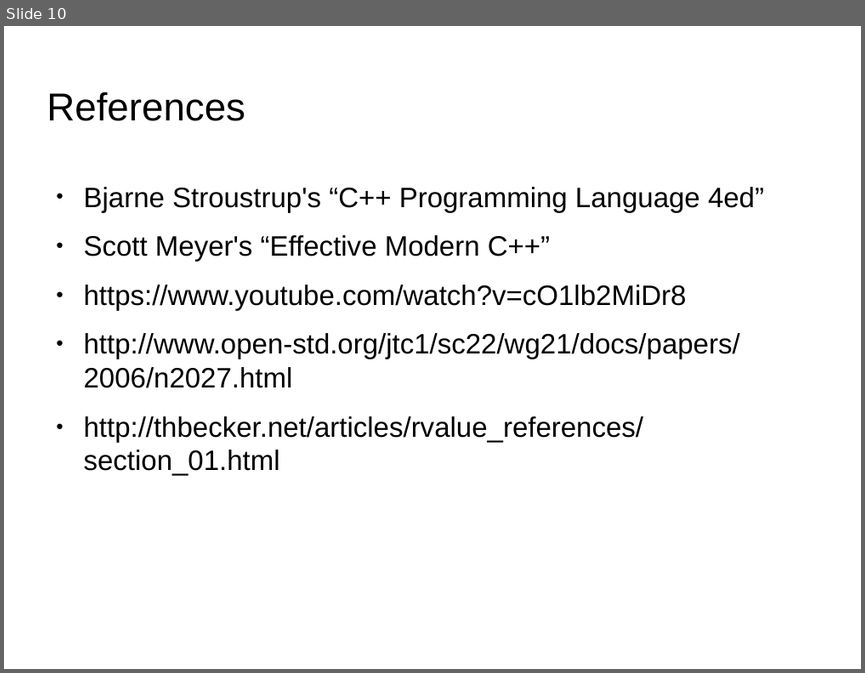
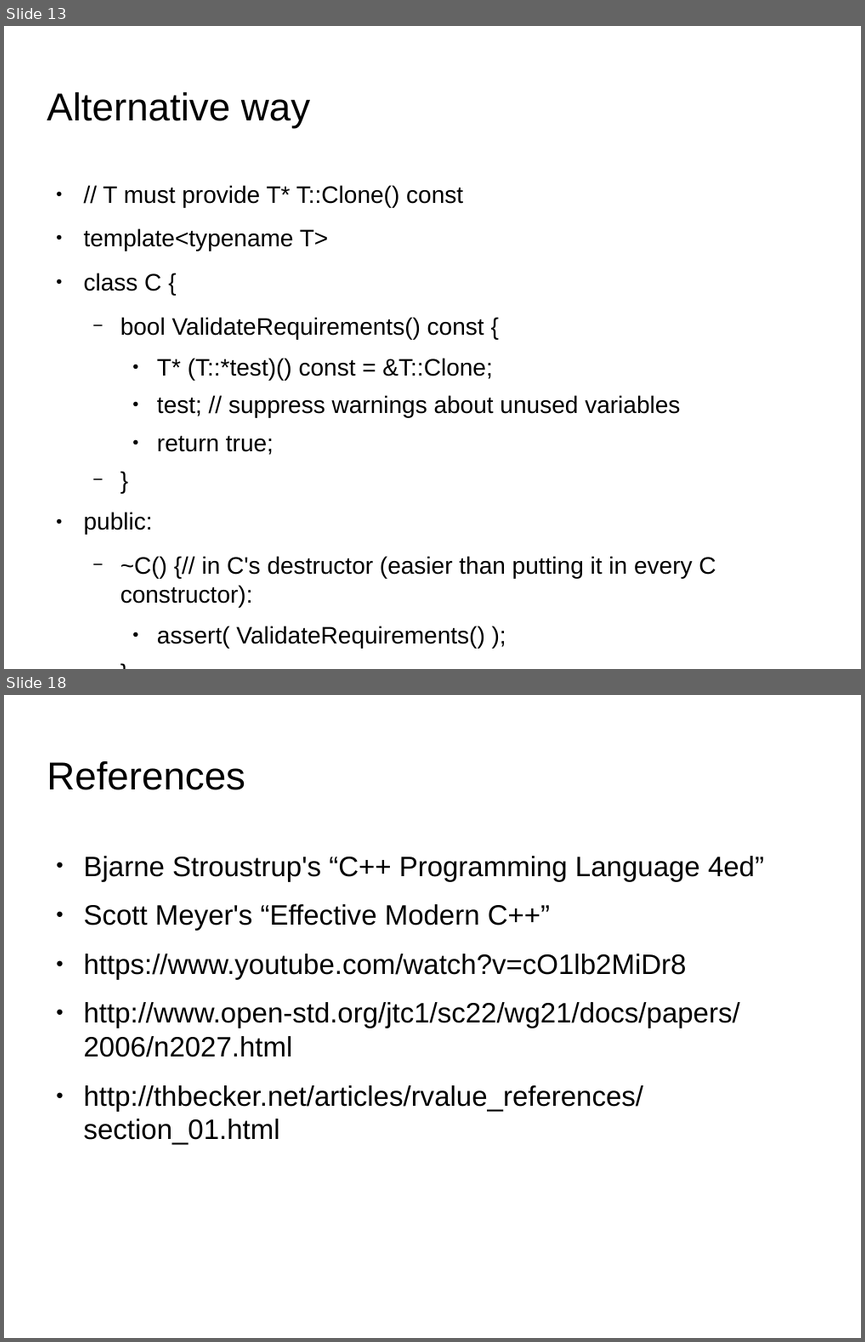
Before and after one commit to kks32/cpp-software-development, a slide deck: Ex_17_RTTI_Metaprogramming_Traits/Ex_17_RTTI_Metaprogramming_Traits.odp. Shown one above the other, each under a label of ours: slide 10 before the commit, slides 13 and 18 after it; the slides between them are not shown. The pictures are 865x673 and 865x1342 pixels, drawn with LibreOffice and Linux fonts; fonts in the diff are those of the drawing; background and template pictures are left out. Boxes give left, top, right and bottom in pixels: in the first picture for what was removed or moved away, otherwise in the second. Text is boxed around its words. In the diff, an @@ line names an element or a change of style, - is before the commit and + after.

Commit message:
Constrained class

```diff
--- a/Ex_17_RTTI_Metaprogramming_Traits/Ex_17_RTTI_Metaprogramming_Traits.odp
+++ b/Ex_17_RTTI_Metaprogramming_Traits/Ex_17_RTTI_Metaprogramming_Traits.odp
@@ slide 13 added at [4,26,861,669], background picture (left out) @@
@@ title added at [46,92,310,129], 36 pt, text #000000 @@
+Alternative way
@@ text added at [84,185,715,607], 22.1 pt, text #000000 @@
+● // T must provide T* T::Clone() const
+● template<typename T>
+● class C {
+  − bool ValidateRequirements() const {
+    ● T* (T::*test)() const = &T::Clone;
+    ● test; // suppress warnings about unused variables
+    ● return true;
+  − }
+● public:
+  − ~C() {// in C's destructor (easier than putting it in every C constructor):
+    ● assert( ValidateRequirements() );
+  − }
+● };
@@ what was slide 10 is now slide 18 @@
```
Also in this commit, not shown: 3 slides changed, 7 other slides added, 1 other file.
